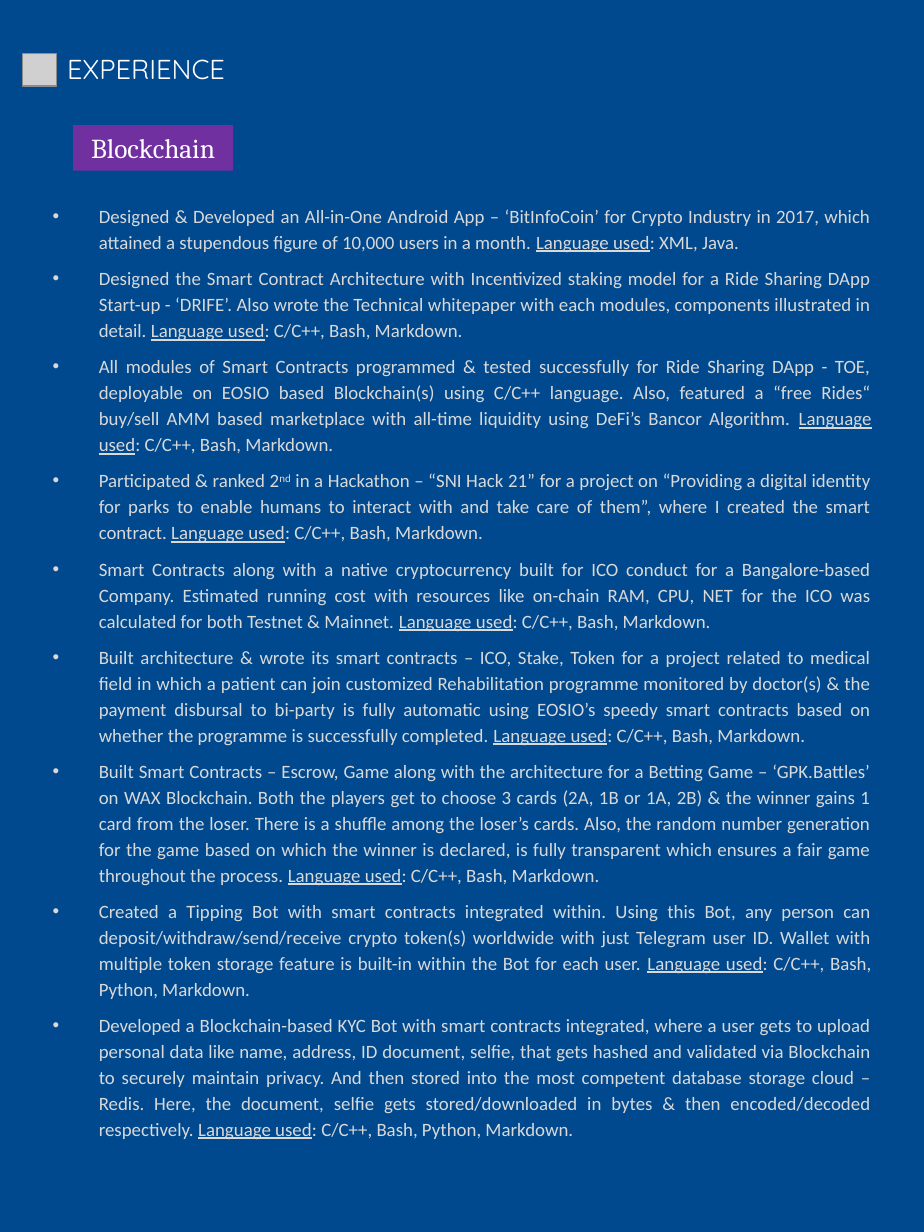
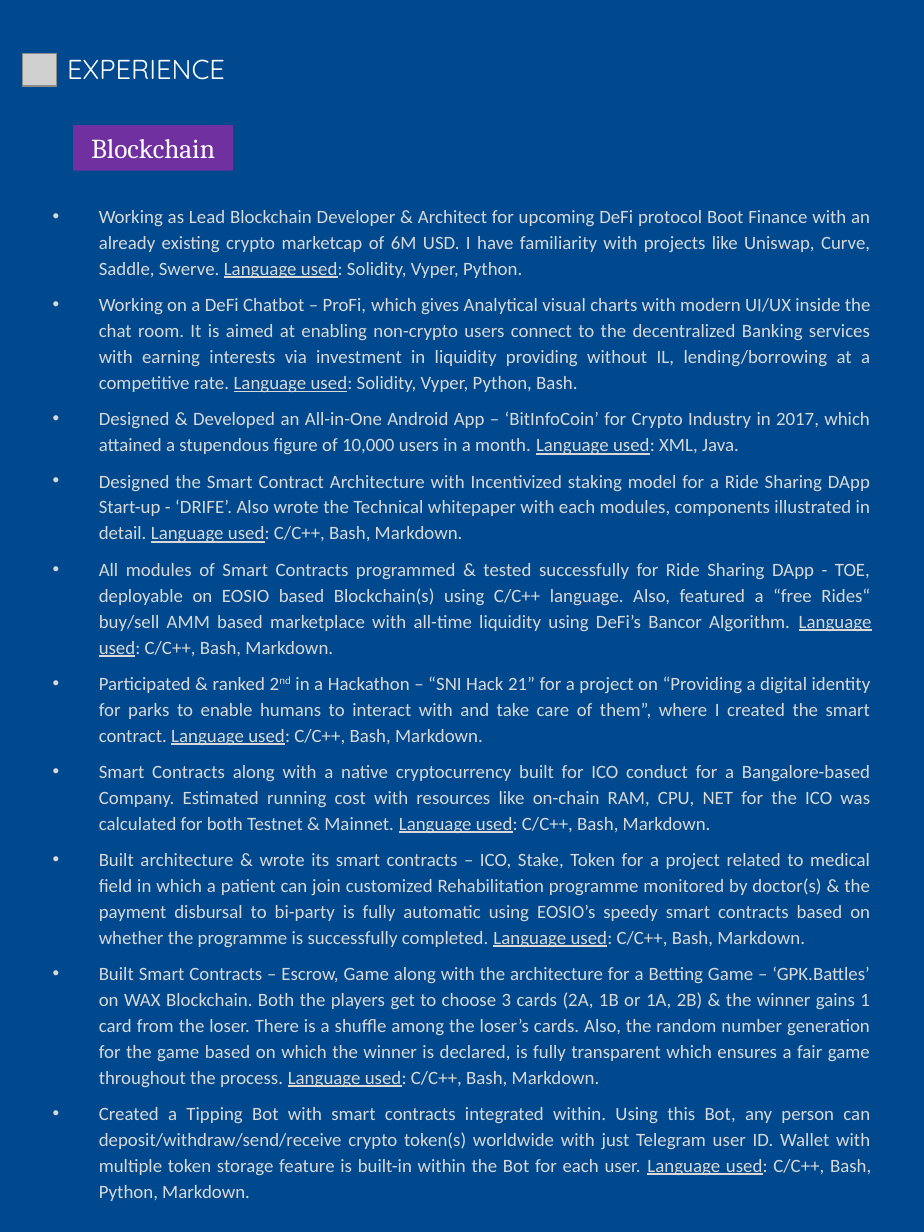
Before and after one commit to abhi3700/my_resume, a slide deck: slide 2 of my_resume.pptx. Drawn at 924x1232 pixels with LibreOffice and Linux fonts; fonts in the diff are those of the drawing; grey boxes stand for pictures. Boxes give left, top, right and bottom in pixels: in the first picture for what was removed or moved away, otherwise in the second. Text is boxed around its words. In the diff, an @@ line names an element or a change of style, - is before the commit and + after.

```diff
--- a/my_resume.pptx
+++ b/my_resume.pptx
@@ text at <box>99,210,871,393</box>: paragraphs added @@
+• Working as Lead Blockchain Developer & Architect for upcoming DeFi protocol Boot Finance with an already existing crypto marketcap of 6M USD. I have familiarity with projects like Uniswap, Curve, Saddle, Swerve. Language used: Solidity, Vyper, Python.
+• Working on a DeFi Chatbot – ProFi, which gives Analytical visual charts with modern UI/UX inside the chat room. It is aimed at enabling non-crypto users connect to the decentralized Banking services with earning interests via investment in liquidity providing without IL, lending/borrowing at a competitive rate. Language used: Solidity, Vyper, Python, Bash.
@@ text at <box>99,1019,870,1139</box>: paragraph removed @@
-• Developed a Blockchain-based KYC Bot with smart contracts integrated, where a user gets to upload personal data like name, address, ID document, selfie, that gets hashed and validated via Blockchain to securely maintain privacy. And then stored into the most competent database storage cloud – Redis. Here, the document, selfie gets stored/downloaded in bytes & then encoded/decoded respectively. Language used: C/C++, Bash, Python, Markdown.
```
Also in this commit, not shown: 3 other slides changed, 1 other file.
